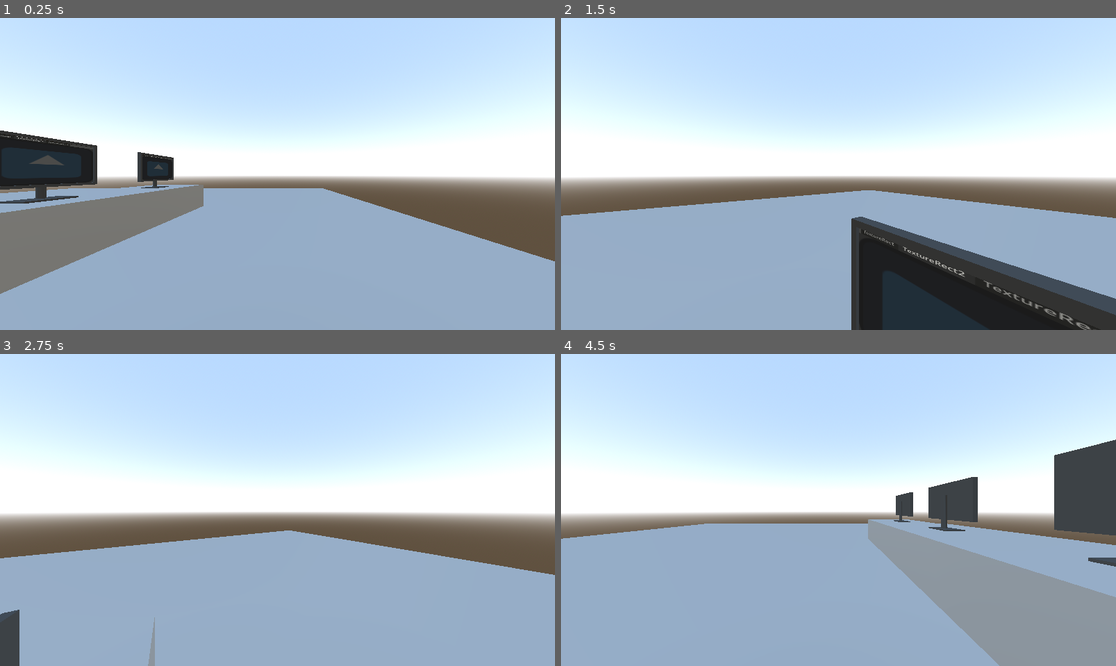
Above: before the commit, frames 1-4 (two rows, left to right).
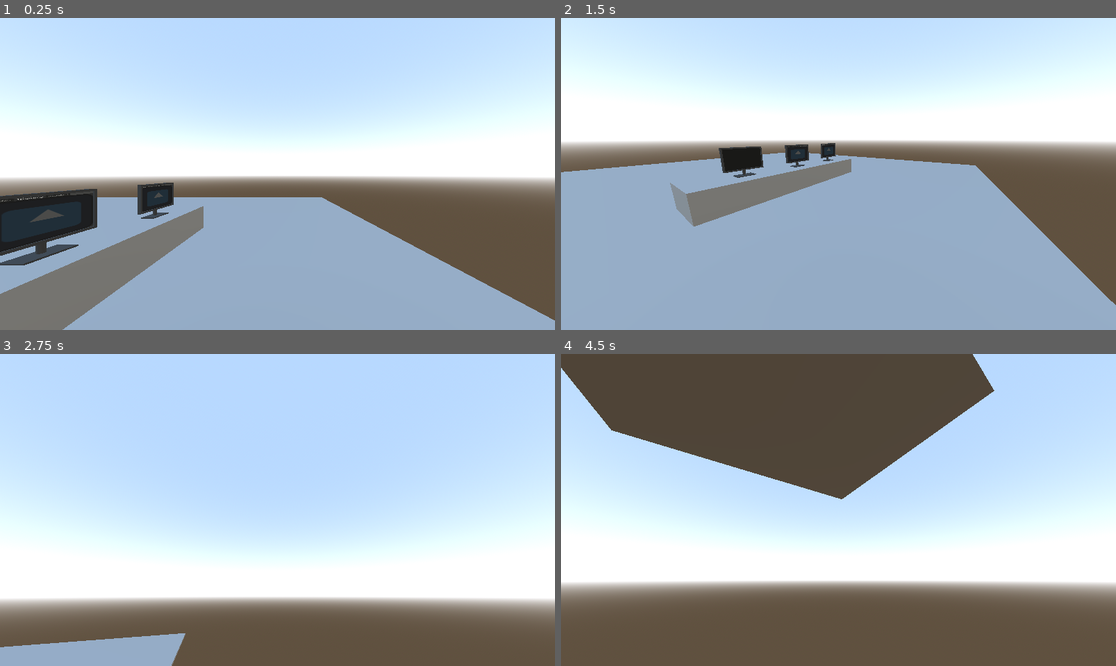
Above: after the commit, the same moments.

Repository: Joshua00013/WhiteHatSimulator
Game: Godot game, scene res://Scenes/main.tscn
The game is run twice, just before and just after one commit, with the same random seed, the same clock (stepped at 60 frames per second) and the same inputs. The engine's default icon, where the game draws it, is replaced by a stand-in: a white triangle on a blue panel in a dark square.
Inputs (mouse positions are in pixels of both pictures, inside the frame that each line leads up to):
- Up to frame 1 (0.25 s): no input
- Up to frame 2 (1.5 s): tap Enter (ui_accept) at 0.5, 0.77 s; move the mouse to (960, 158) at 0.52 s; hold D (strafe_right) 0.53-1.25 s; hold F 0.53-1.25 s; click (960, 158) at 0.67 s; drag from (727, 189) to (810, 236) at 1.27 s
- Up to frame 3 (2.75 s): tap Enter (ui_accept) at 2 s; move the mouse to (333, 441) at 2.02 s; hold D (strafe_right) from 2.03 s (still down); tap Space at 2.1 s; click (333, 441) at 2.17 s
- Up to frame 4 (4.5 s): release D (strafe_right) at 2.75 s; drag from (810, 572) to (672, 463) at 2.77 s; move the mouse to (1005, 556) at 3.52 s; hold A (strafe_left) 3.53-4.25 s; hold Q 3.53-4.25 s; click (1005, 556) at 3.67 s; tap Enter (ui_accept) at 3.77 s; tap Escape (ui_cancel) at 4.15 s; drag from (672, 463) to (755, 432) at 4.27 s

The runs differ from the first frame. In frame 1, 21% of the frame differs, in the area x 0-100%, y 36-100%; in frame 2, 47%; in frame 3, 70%; in frame 4, 91%, in the area x 0-100%, y 0-100%.

Commit message:
Player & Player Movement + Mouse Movement

Diff:
--- a/Scenes/main.tscn
+++ b/Scenes/main.tscn
@@ -14,6 +14,8 @@
 sky = SubResource("Sky_21xkr")
 ambient_light_source = 3
 
+[sub_resource type="CapsuleShape3D" id="CapsuleShape3D_bo1nx"]
+
 [node name="Main" type="Node3D"]
 
 [node name="GameManager" type="Node" parent="."]
@@ -21,7 +23,13 @@
 [node name="WorldEnvironment" type="WorldEnvironment" parent="."]
 environment = SubResource("Environment_6bp64")
 
-[node name="Node3D" parent="." instance=ExtResource("1_jjgbg")]
+[node name="Player" parent="." instance=ExtResource("1_jjgbg")]
 transform = Transform3D(1, 0, 0, 0, 1, 0, 0, 0, 1, 3.39486, -0.322265, -0.126328)
 
+[node name="CollisionShape3D2" type="CollisionShape3D" parent="Player"]
+shape = SubResource("CapsuleShape3D_bo1nx")
+
+[node name="Camera3D2" type="Camera3D" parent="Player"]
+transform = Transform3D(1, 0, 0, 0, 1, 0, 0, 0, 1, 0, 1.60091, -0.238458)
+
 [node name="Environment" parent="." instance=ExtResource("2_bo1nx")]
--- a/node_3d.gd
+++ b/node_3d.gd
@@ -6,10 +6,17 @@
 var sensitivity := 5
 @onready var camera_3d = $Camera3D
 
+func _ready():
+	Input.set_mouse_mode(Input.MOUSE_MODE_CAPTURED)
 func _unhandled_input(event):
 	if event is InputEventMouseMotion:
-		rotation_degrees.y -= event.relative.x * sensitivity
-		camera_3d.rotation_degrees.x - event.relative.y
+		rotation_degrees.y -= event.relative.x * 0.2
+		camera_3d.rotation_degrees.x -= event.relative.y * 0.2
+		camera_3d.rotation_degrees.x = clamp(
+			camera_3d.rotation_degrees.x, -60, 60.0
+		)
+	elif event.is_action_pressed("ui_cancel"):
+		Input.set_mouse_mode(Input.MOUSE_MODE_VISIBLE)
 func _physics_process(delta):
 	# Add the gravity.
 	if not is_on_floor():
Not shown: 1 places in Scenes/main.tscn that only renumber resources
